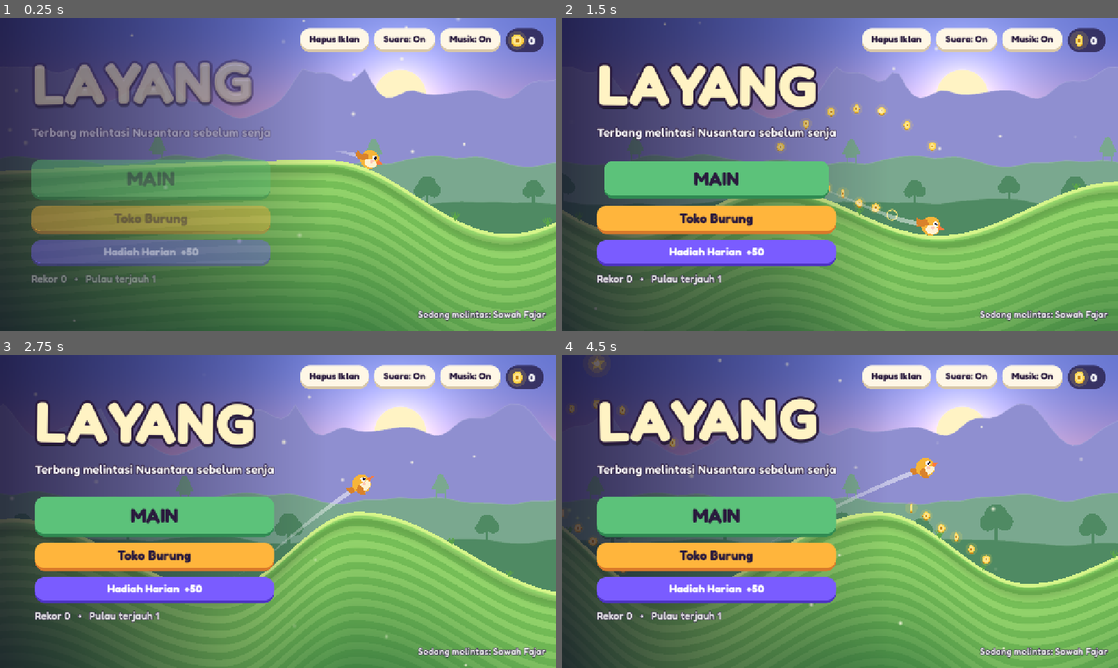
Above: before the commit, frames 1-4 (two rows, left to right).
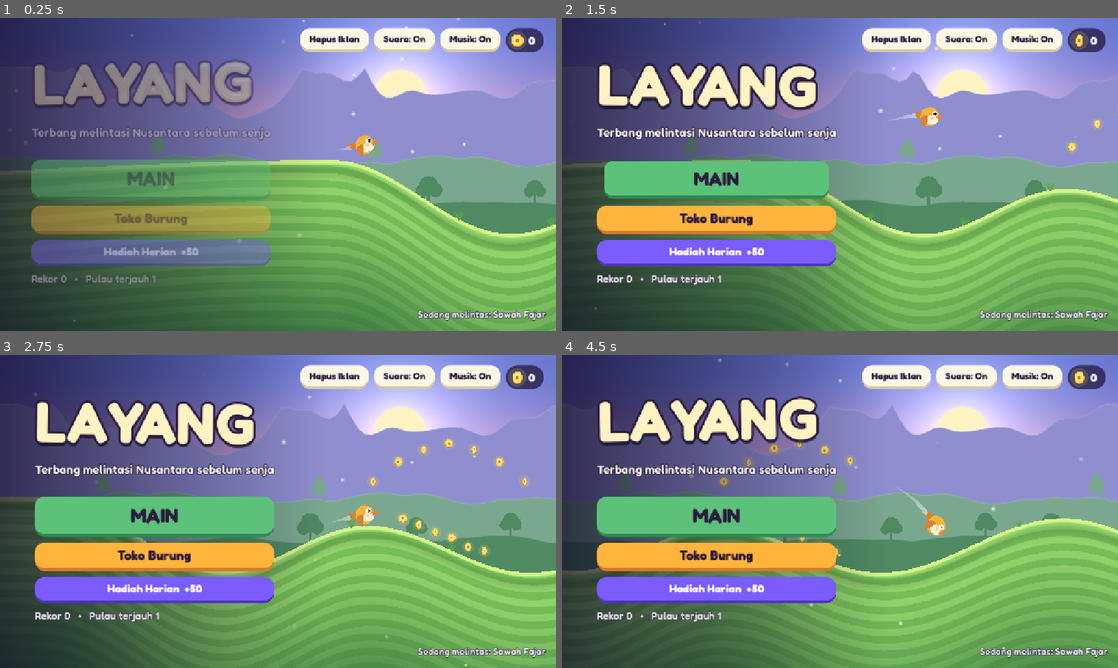
Above: after the commit, the same moments.

Repository: lutfidev/layang
Game: Godot game, scene res://scenes/main_menu.tscn
Same seed, same stepped clock (60 frames per second), same inputs: the game is played once before the commit and once after it.
Inputs (mouse positions are in pixels of both pictures, inside the frame that each line leads up to):
- Up to frame 1 (0.25 s): no input
- Up to frame 2 (1.5 s): move the mouse to (962, 158) at 0.52 s; hold Up 0.53-1.25 s; hold Space (dive, bound only before the commit) 0.53-1.25 s; click (962, 158) at 0.67 s; drag from (728, 190) to (812, 237) at 1.27 s
- Up to frame 3 (2.75 s): move the mouse to (333, 442) at 2.02 s; hold Up from 2.03 s (still down); hold Space (dive, bound only before the commit) from 2.03 s (still down); click (333, 442) at 2.17 s
- Up to frame 4 (4.5 s): release Up at 2.75 s; release Space (dive, bound only before the commit) at 2.75 s; drag from (812, 574) to (673, 464) at 2.77 s; move the mouse to (1006, 558) at 3.52 s; hold Down 3.53-4.25 s; hold Space (dive, bound only before the commit) 3.53-4.25 s; click (1006, 558) at 3.67 s; drag from (673, 464) to (756, 433) at 4.27 s

The runs differ from the first frame. In frame 1, 2.1% of the frame differs, in the area x 1-100%, y 17-90%; in frame 2, 12%; in frame 3, 11%; in frame 4, 21%, in the area x 0-100%, y 0-100%.

Commit message:
Hold-to-rise flight physics with stamina, ceiling and ground running
Adds a headless test runner (tests/run_tests.tscn) and flight tests.
Input action 'dive' renamed to 'fly' (Space/Up/W).

Diff:
--- a/scripts/autoload/game_state.gd
+++ b/scripts/autoload/game_state.gd
@@ -44,14 +44,12 @@
 # ---------------------------------------------------------------- input
 
 func _setup_input() -> void:
-	if not InputMap.has_action("dive"):
-		InputMap.add_action("dive")
-		var k := InputEventKey.new()
-		k.physical_keycode = KEY_SPACE
-		InputMap.action_add_event("dive", k)
-		var k2 := InputEventKey.new()
-		k2.physical_keycode = KEY_DOWN
-		InputMap.action_add_event("dive", k2)
+	if not InputMap.has_action("fly"):
+		InputMap.add_action("fly")
+		for key in [KEY_SPACE, KEY_UP, KEY_W]:
+			var k := InputEventKey.new()
+			k.physical_keycode = key
+			InputMap.action_add_event("fly", k)
 	if not InputMap.has_action("pause"):
 		InputMap.add_action("pause")
 		var p := InputEventKey.new()
--- a/scripts/ui/game.gd
+++ b/scripts/ui/game.gd
@@ -63,7 +63,7 @@
 		_toggle_pause()
 		return
 	if state == "ready":
-		var pressed: bool = (event is InputEventMouseButton and event.pressed) or event.is_action_pressed("dive")
+		var pressed: bool = (event is InputEventMouseButton and event.pressed) or event.is_action_pressed("fly")
 		if pressed:
 			_start()
 
@@ -190,37 +190,15 @@
 		_popup("+3 detik", "Matahari kecil!", Color("#ffe066"))
 
 
-func _on_landed(q: int) -> void:
+func _on_landed(bonk: bool) -> void:
 	if state == "over":
 		return
-	var b := world.bird
-	var height := b.max_air_height
-	if q == 2:
-		perfect_streak += 1
-		best_streak = maxi(best_streak, perfect_streak)
-		style_points += 25 * perfect_streak
-		Sfx.play("perfect", 1.0 + 0.06 * mini(perfect_streak, 8))
-		if perfect_streak >= 3 and fever_t <= 0.0 and state == "play":
-			fever_t = 6.0
-			b.fever = true
-			fever_lbl.show()
-			_popup("FEVER!", "Koin ×2 • magnet aktif", Color("#ff9d3c"))
-		elif fever_t > 0.0:
-			fever_t = minf(fever_t + 1.5, 8.0)
-			_popup("MULUS ×%d" % perfect_streak, "", Color("#9dff8a"))
-		else:
-			_popup("MULUS!" if perfect_streak == 1 else "MULUS ×%d" % perfect_streak, "", Color("#9dff8a"))
-		if not Game.tutorial_done and perfect_streak >= 2:
-			Game.tutorial_done = true
-			Game.save_game()
-			_hide_hint()
-	elif q == 0:
-		perfect_streak = 0
+	var height := world.bird.max_air_height
+	perfect_streak = 0
+	if bonk:
 		Sfx.play("bonk")
-		_popup("Aduh!", "Mendarat di tanjakan", Color("#ff8a8a"))
-	else:
-		perfect_streak = 0
-	if height > 520.0 and q != 0:
+		_popup("Aduh!", "Nabrak tanjakan", Color("#ff8a8a"))
+	elif height > 520.0:
 		var pts := int(height / 5.0)
 		style_points += pts
 		_popup("TERBANG TINGGI!", "+%d" % pts, Color("#8fd8ff"))
--- a/scripts/world/bird.gd
+++ b/scripts/world/bird.gd
@@ -1,20 +1,35 @@
 class_name Bird
 extends Node2D
-## The player. Hold = heavy (dive), release = light (glide / launch off slopes).
-
-signal landed(quality: int)        # 2 perfect, 1 ok, 0 bonk
+## The player. Hold = rise (costs stamina), release = glide down. Runs along the ground.
+
+signal landed(bonk: bool)
 signal took_off
 signal splashed
 
-const GRAVITY := 1500.0
-const DIVE_MULT := 2.7
-const MIN_SPEED_X := 170.0
-const MAX_SPEED := 2700.0
+const GRAVITY := 1300.0
+const LIFT := 2900.0
+const MAX_RISE := 620.0
+const MAX_FALL := 520.0
+const SPEED_START := 380.0
+const SPEED_MAX := 700.0
+const SPEED_RAMP_X := 60000.0
+const SPEED_ACCEL := 600.0
+const CEILING_SOFT := -1200.0
+const CEILING_HARD := -1500.0
+const STAMINA_DRAIN := 0.4
+const STAMINA_REGEN_AIR := 0.33
+const STAMINA_REGEN_GROUND := 0.8
+const STAMINA_RESUME := 0.2
+const BONK_SLOPE := -0.5
+const BONK_FALL_SPEED := 420.0
+const GROUND_STICK := 12.0
 const RADIUS := 22.0
 
 var terrain: Terrain
 var vel := Vector2(360, 0)
 var holding := false
+var stamina := 1.0
+var exhausted := false
 var on_ground := true
 var sleepy := false
 var fever := false
@@ -75,47 +90,62 @@
 	return vel.length()
 
 
+func can_lift() -> bool:
+	return holding and not sleepy and not exhausted
+
+
 func step(delta: float) -> void:
 	if terrain == null:
 		return
-	var dive := holding and not sleepy
-	var g := GRAVITY * (DIVE_MULT if dive else 1.0)
-	vel.y += g * delta
-	if not on_ground and not dive and vel.y > 0.0:
-		vel.y -= 180.0 * delta   # gentle glide lift
-	var drag := 0.00003 * vel.length()
+	var lifting := can_lift()
+	# stamina (with hysteresis: once empty, lift returns only at STAMINA_RESUME)
+	if lifting:
+		stamina = maxf(0.0, stamina - STAMINA_DRAIN * delta)
+		if stamina <= 0.0:
+			exhausted = true
+	elif not sleepy:
+		stamina = minf(1.0, stamina + (STAMINA_REGEN_GROUND if on_ground else STAMINA_REGEN_AIR) * delta)
+	if exhausted and stamina >= STAMINA_RESUME:
+		exhausted = false
+
+	# forward speed ramps up over distance
+	var target := lerpf(SPEED_START, SPEED_MAX, clampf(position.x / SPEED_RAMP_X, 0.0, 1.0))
+	if fever:
+		target *= 1.3
+	if on_ground:
+		target *= 0.85
 	if sleepy:
-		drag += 0.9 if on_ground else 0.25
-	vel *= max(0.0, 1.0 - drag * delta)
-	if not sleepy:
-		vel.x = max(vel.x, MIN_SPEED_X * (1.4 if fever else 1.0))
-	else:
-		vel.x = max(vel.x, 20.0)
-	if vel.length() > MAX_SPEED:
-		vel = vel.normalized() * MAX_SPEED
+		target *= 0.7
+	vel.x = move_toward(vel.x, target, SPEED_ACCEL * delta)
+
+	if on_ground and lifting:
+		on_ground = false
+		air_time = 0.0
+		max_air_height = 0.0
+		vel.y = minf(vel.y, -120.0)
+		took_off.emit()
+
+	# vertical: gravity, lift fading out between the soft and hard ceiling
+	vel.y += GRAVITY * delta
+	var lift_scale := 1.0 - clampf((CEILING_SOFT - position.y) / (CEILING_SOFT - CEILING_HARD), 0.0, 1.0)
+	if lifting:
+		vel.y -= LIFT * lift_scale * delta
+	vel.y = clampf(vel.y, -MAX_RISE * lift_scale if position.y < CEILING_SOFT else -MAX_RISE, MAX_FALL)
 
 	position += vel * delta
 	var h := terrain.height_at(position.x)
 	var slope := terrain.slope_at(position.x)
-	var tangent := Vector2(1.0, slope).normalized()
-
-	var stick := dive and on_ground and position.y > h - 10.0
+	var stick := on_ground and position.y > h - GROUND_STICK
 	if position.y >= h or stick:
 		if not on_ground:
-			_land(tangent, slope)
+			_land(slope)
 		position.y = h
-		var s := vel.dot(tangent)
-		vel = tangent * max(s, 40.0)
+		vel.y = vel.x * slope
 		on_ground = true
 	else:
-		if on_ground and position.y < h - 2.0:
-			on_ground = false
-			air_time = 0.0
-			max_air_height = 0.0
-			took_off.emit()
-		if not on_ground:
-			air_time += delta
-			max_air_height = max(max_air_height, h - position.y)
+		on_ground = false
+		air_time += delta
+		max_air_height = maxf(max_air_height, h - position.y)
 
 	var under := position.y > Terrain.WATER_Y + 4.0 and h > Terrain.WATER_Y
 	if under and not _was_underwater:
@@ -123,22 +153,17 @@
 	_was_underwater = under
 
 
-func _land(tangent: Vector2, slope: float) -> void:
-	var dir := vel.normalized()
-	var align := dir.dot(tangent)
-	var quality := 1
-	if align > 0.97 and slope > 0.05:
-		quality = 2
-		vel = tangent * (vel.length() * 1.05 + 160.0)
-	elif align < 0.8 and slope < 0.1:
-		quality = 0
-		vel = tangent * vel.dot(tangent) * 0.65
-	_squash = Vector2(1.3, 0.72) if quality != 2 else Vector2(1.15, 0.85)
-	landed.emit(quality)
+func _land(slope: float) -> void:
+	var bonk := vel.y > BONK_FALL_SPEED or slope < BONK_SLOPE
+	if bonk:
+		vel.x *= 0.6
+	_squash = Vector2(1.3, 0.72) if bonk else Vector2(1.12, 0.88)
+	landed.emit(bonk)
 
 
 func _process(delta: float) -> void:
-	_flap += delta * (18.0 if (not on_ground and not holding) else 6.0)
+	var flapping := can_lift() and not preview
+	_flap += delta * (24.0 if flapping else (6.0 if on_ground or preview else 2.0))
 	_squash = _squash.lerp(Vector2.ONE, min(1.0, delta * 9.0))
 	if not preview:
 		var target_rot := atan2(vel.y, vel.x)
@@ -152,7 +177,6 @@
 
 func _draw() -> void:
 	var b: Color = skin.body
-	var tucked := holding and not preview
 	draw_set_transform(Vector2(0, -RADIUS * _squash.y), 0.0, _squash)
 	if fever or skin.glow:
 		var a := 0.22 + (0.1 * sin(_flap * 0.5) if fever else 0.0)
@@ -178,10 +202,13 @@
 				var cx := -6.0 + i * 8.0
 				draw_colored_polygon(PackedVector2Array([Vector2(cx - 4, -18), Vector2(cx, -32 - (4 if i == 1 else 0)), Vector2(cx + 4, -18)]), skin.feature_color)
 	# wing
-	var wing_ang := -0.4 + sin(_flap) * 0.7 if not tucked else 0.35
-	if on_ground and not preview:
-		wing_ang = 0.25
-	Art.leaf(self, Vector2(-4, -2), PI + wing_ang, 30.0 if not tucked else 22.0, 9.0, -0.6, skin.wing)
+	var wing_ang := -0.4 + sin(_flap) * 0.7
+	if not preview:
+		if on_ground:
+			wing_ang = 0.25
+		elif not can_lift():
+			wing_ang = -0.75 + sin(_flap) * 0.08   # spread, gliding
+	Art.leaf(self, Vector2(-4, -2), PI + wing_ang, 30.0, 9.0, -0.6, skin.wing)
 	# beak
 	draw_colored_polygon(PackedVector2Array([Vector2(18, -5), Vector2(34 if skin.feature != "casque" else 38, 1), Vector2(18, 6)]), skin.beak)
 	# eye
--- a/scripts/world/world.gd
+++ b/scripts/world/world.gd
@@ -5,7 +5,7 @@
 
 signal island_reached(k: int, biome: Dictionary)
 signal item_collected(kind: int, pos: Vector2)
-signal bird_landed(quality: int)
+signal bird_landed(bonk: bool)
 signal bird_splashed
 
 var autoplay := false
@@ -119,7 +119,7 @@
 	if autoplay:
 		bird.holding = _ai_hold()
 	else:
-		bird.holding = input_enabled and (_touch_hold or Input.is_action_pressed("dive"))
+		bird.holding = input_enabled and (_touch_hold or Input.is_action_pressed("fly"))
 	bird.step(delta)
 	coins.check(bird.center(), 48.0, 230.0 if bird.fever else 0.0, delta)
 	var k := terrain.island_at(bird.position.x)
@@ -208,12 +208,10 @@
 	backdrop.tint = Color.WHITE.lerp(Color(0.55, 0.45, 0.72), _dusk * 0.7)
 
 
-func _on_landed(q: int) -> void:
-	if q == 0:
+func _on_landed(bonk: bool) -> void:
+	if bonk:
 		shake = 0.8
-	elif q == 2:
-		Ambient.burst(self, bird.position, _biome_to.hill_top, 18, 420.0)
-	bird_landed.emit(q)
+	bird_landed.emit(bonk)
 
 
 func _on_splash() -> void:
--- /dev/null
+++ b/tests/run_tests.tscn
@@ -0,0 +1,6 @@
+[gd_scene load_steps=2 format=3]
+
+[ext_resource type="Script" path="res://tests/test_runner.gd" id="1"]
+
+[node name="TestRunner" type="Node"]
+script = ExtResource("1")
--- /dev/null
+++ b/tests/test_flight.gd
@@ -0,0 +1,160 @@
+extends RefCounted
+## Flight physics tests for Bird (hold = rise, release = glide, stamina, ceiling, ground).
+
+var runner: Node
+const DT := 1.0 / 120.0
+
+
+func _make(seed_value: int) -> Array:
+	var coins := CoinField.new()
+	var terrain := Terrain.new()
+	runner.add_child(coins)
+	runner.add_child(terrain)
+	terrain.setup(seed_value, 0, coins)
+	var bird := Bird.new()
+	bird.terrain = terrain
+	runner.add_child(bird)
+	return [terrain, bird]
+
+
+func _air(seed_value: int, x: float, y: float) -> Bird:
+	var b: Bird = _make(seed_value)[1]
+	b.position = Vector2(x, y)
+	b.vel = Vector2(Bird.SPEED_START, 0)
+	b.on_ground = false
+	return b
+
+
+func _steps(b: Bird, seconds: float) -> void:
+	for i in int(seconds / DT):
+		b.step(DT)
+
+
+func test_hold_rises() -> String:
+	var b := _air(3, 0, -400)
+	b.holding = true
+	_steps(b, 0.5)
+	if b.position.y >= -400:
+		return "did not rise: y=%f" % b.position.y
+	if b.vel.y < -Bird.MAX_RISE - 0.1:
+		return "rise too fast: %f" % b.vel.y
+	return ""
+
+
+func test_release_glides() -> String:
+	var b := _air(3, 0, -1000)
+	b.holding = false
+	for i in int(2.0 / DT):
+		b.step(DT)
+		if b.vel.y > Bird.MAX_FALL + 0.1:
+			return "fell too fast: %f" % b.vel.y
+	return ""
+
+
+func test_stamina_drains_and_blocks() -> String:
+	var b := _air(3, 0, -600)
+	b.holding = true
+	var guard := 0
+	while b.stamina > 0.0 and guard < int(3.0 / DT):
+		b.step(DT)
+		guard += 1
+	b.step(DT)
+	if b.stamina > 0.01 or not b.exhausted or b.can_lift():
+		return "stamina=%f exhausted=%s can_lift=%s" % [b.stamina, b.exhausted, b.can_lift()]
+	return ""
+
+
+func test_stamina_hysteresis() -> String:
+	var b := _air(3, 0, -1400)
+	b.holding = true
+	_steps(b, 3.0)
+	if not b.exhausted:
+		return "not exhausted after 3s"
+	# keep pressing: still must not lift until stamina >= RESUME
+	var guard := 0
+	while b.stamina < 0.15 and guard < 10000:
+		b.step(DT)
+		guard += 1
+		if b.position.y > 0:
+			b.position.y = -1400
+	if not b.exhausted:
+		return "resumed early at stamina=%f" % b.stamina
+	while b.stamina < Bird.STAMINA_RESUME and guard < 20000:
+		b.step(DT)
+		guard += 1
+		if b.position.y > 0:
+			b.position.y = -1400
+	b.step(DT)
+	if b.exhausted:
+		return "still exhausted at stamina=%f" % b.stamina
+	return ""
+
+
+func test_ceiling() -> String:
+	var b := _air(3, 0, -600)
+	b.holding = true
+	for i in int(10.0 / DT):
+		b.stamina = 1.0
+		b.step(DT)
+	if b.position.y < Bird.CEILING_HARD - 5:
+		return "passed ceiling: %f" % b.position.y
+	return ""
+
+
+func test_ground_runs_not_dies() -> String:
+	var parts := _make(3)
+	var t: Terrain = parts[0]
+	var b: Bird = parts[1]
+	b.position = Vector2(-700, t.height_at(-700) - 60)
+	b.vel = Vector2(Bird.SPEED_START, 0)
+	b.on_ground = false
+	b.holding = false
+	var guard := 0
+	while not b.on_ground and guard < 2000:
+		b.step(DT)
+		guard += 1
+	if not b.on_ground:
+		return "never touched ground"
+	b.stamina = 0.0
+	b.exhausted = true
+	var x0 := b.position.x
+	_steps(b, 1.0)
+	if b.vel.x <= 0 or b.position.x <= x0:
+		return "stopped on ground"
+	if not b.on_ground:
+		return "left ground without holding (y=%f h=%f)" % [b.position.y, t.height_at(b.position.x)]
+	if b.stamina < Bird.STAMINA_REGEN_GROUND * 0.9:
+		return "ground regen too slow: %f" % b.stamina
+	return ""
+
+
+func test_forward_speed_ramps() -> String:
+	var b := _air(3, 0, -800)
+	_steps(b, 0.5)
+	if absf(b.vel.x - Bird.SPEED_START) > 25.0:
+		return "start speed %f" % b.vel.x
+	b.position = Vector2(Bird.SPEED_RAMP_X + 100.0, -900)
+	b.on_ground = false
+	_steps(b, 1.5)
+	if absf(b.vel.x - Bird.SPEED_MAX) > 25.0:
+		return "max speed %f" % b.vel.x
+	b.fever = true
+	b.position.y = -900
+	_steps(b, 1.5)
+	if absf(b.vel.x - Bird.SPEED_MAX * 1.3) > 30.0:
+		return "fever speed %f" % b.vel.x
+	return ""
+
+
+func test_sleepy_cannot_lift() -> String:
+	var b := _air(3, 0, -800)
+	b.sleepy = true
+	b.holding = true
+	b.stamina = 0.5
+	var y0 := b.position.y
+	_steps(b, 0.5)
+	if b.position.y <= y0:
+		return "sleepy bird rose"
+	if b.stamina > 0.5:
+		return "sleepy stamina regen %f" % b.stamina
+	return ""
--- /dev/null
+++ b/tests/test_runner.gd
@@ -0,0 +1,44 @@
+extends Node
+## Headless test runner: `godot --headless --path . res://tests/run_tests.tscn [-- --only=name]`
+## Collects `test_*` methods from every `tests/test_*.gd` script (each extends RefCounted,
+## gets `runner` set to this node, returns "" on success or a failure message).
+
+
+func _ready() -> void:
+	var only := ""
+	for a in OS.get_cmdline_user_args():
+		if a.begins_with("--only="):
+			only = a.substr(7)
+	var passed := 0
+	var failed := 0
+	var files: Array = []
+	for f in DirAccess.get_files_at("res://tests"):
+		if f.begins_with("test_") and f.ends_with(".gd") and f != "test_runner.gd":
+			files.append(f)
+	files.sort()
+	for f in files:
+		var script: GDScript = load("res://tests/" + f)
+		if script == null or not script.can_instantiate():
+			failed += 1
+			print("FAIL ", f, ": script failed to load")
+			continue
+		for m in script.get_script_method_list():
+			var mname: String = m.name
+			if not mname.begins_with("test_"):
+				continue
+			if only != "" and not mname.contains(only):
+				continue
+			var t: Object = script.new()
+			t.set("runner", self)
+			var res: Variant = t.call(mname)
+			for c in get_children():
+				remove_child(c)
+				c.free()
+			if res is String and res == "":
+				passed += 1
+				print("PASS ", mname)
+			else:
+				failed += 1
+				print("FAIL ", mname, ": ", res)
+	print("TESTS passed=%d failed=%d" % [passed, failed])
+	get_tree().quit(1 if failed > 0 else 0)
Not shown, added: tests/test_flight.gd.uid
Not shown, added: tests/test_runner.gd.uid
